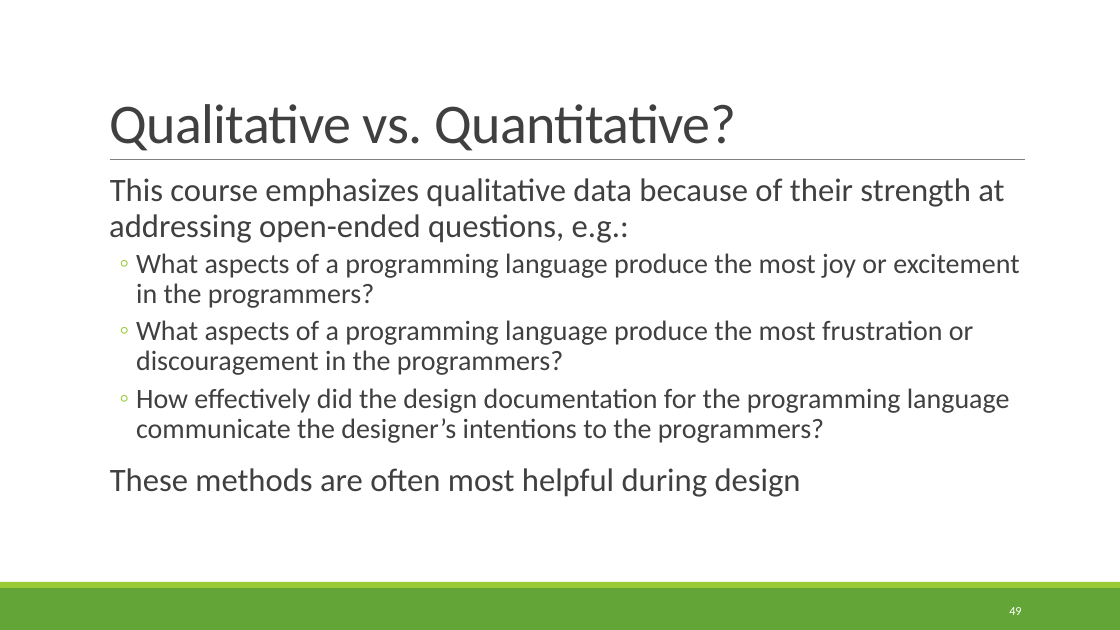
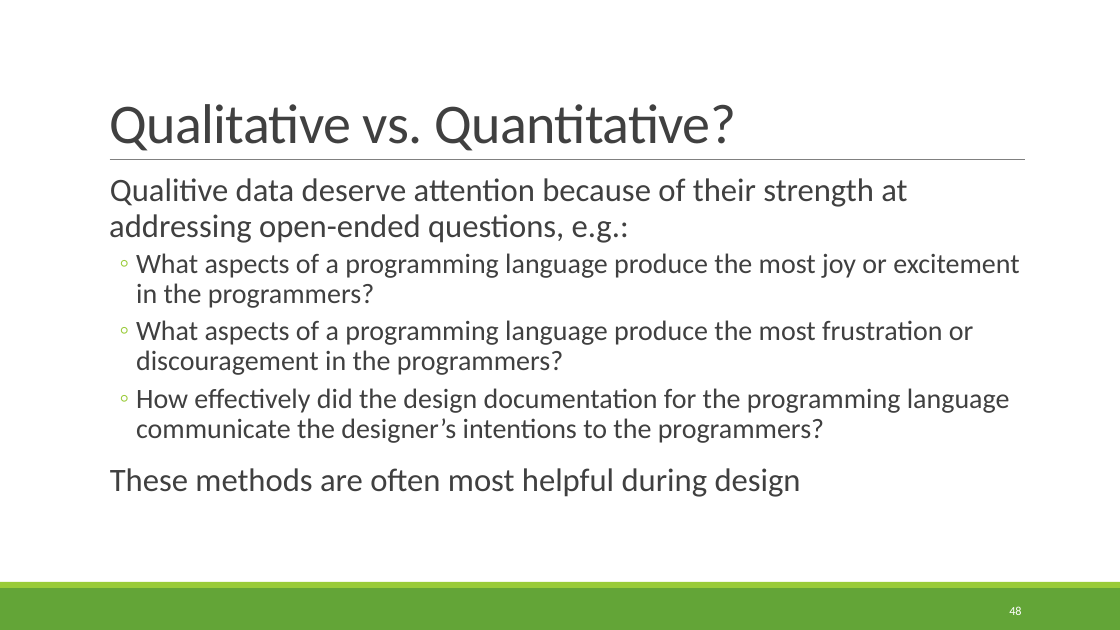
Before and after one commit to rbohrer/pl-course, a slide deck: slide 48 of LectureSlides/08Design1.pptx (slide 49 before the commit). Drawn at 1120x630 pixels with LibreOffice and Linux fonts; fonts in the diff are those of the drawing. Boxes give left, top, right and bottom in pixels: in the first picture for what was removed or moved away, otherwise in the second. Text is boxed around its words. In the diff, an @@ line names an element or a change of style, - is before the commit and + after.

```diff
--- a/LectureSlides/08Design1.pptx
+++ b/LectureSlides/08Design1.pptx
@@ text at (109,178,907,243): text changed @@
-  This course emphasizes qualitative data because of their strength at addressing open-ended questions, e.g.:
+  Qualitive data deserve attention because of their strength at addressing open-ended questions, e.g.:
@@ page number at (1009,606,1021,615): text changed @@
-49
+48
```
Also in this commit, not shown: 2 other slides changed, 1 slide removed, 1 other file.
